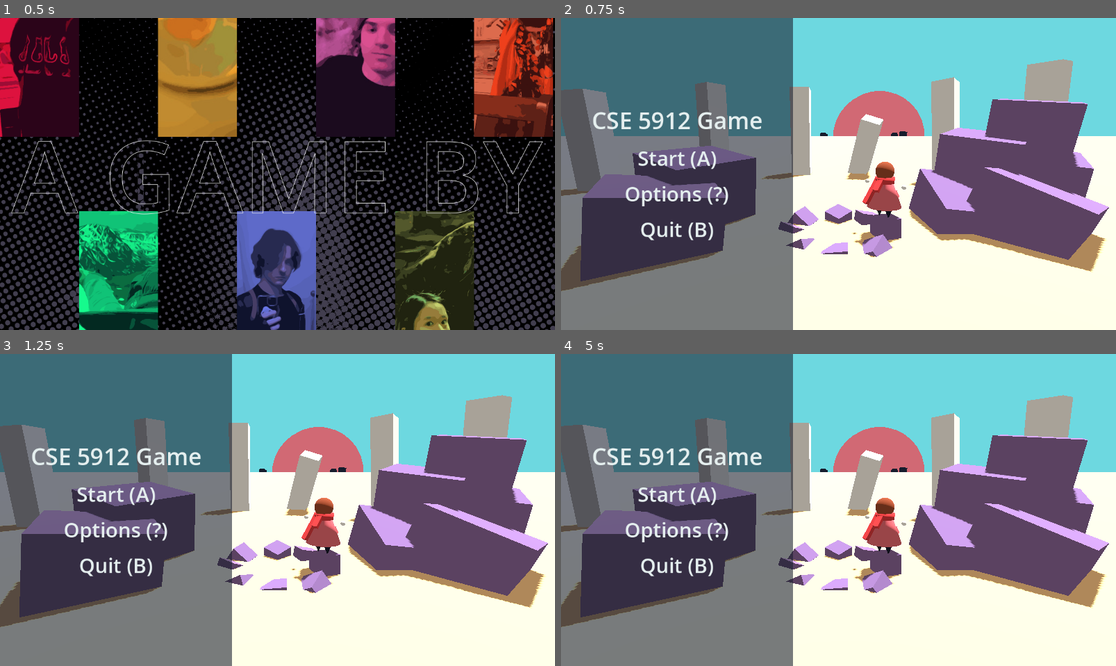
Above: before the commit, frames 1-4 (two rows, left to right).
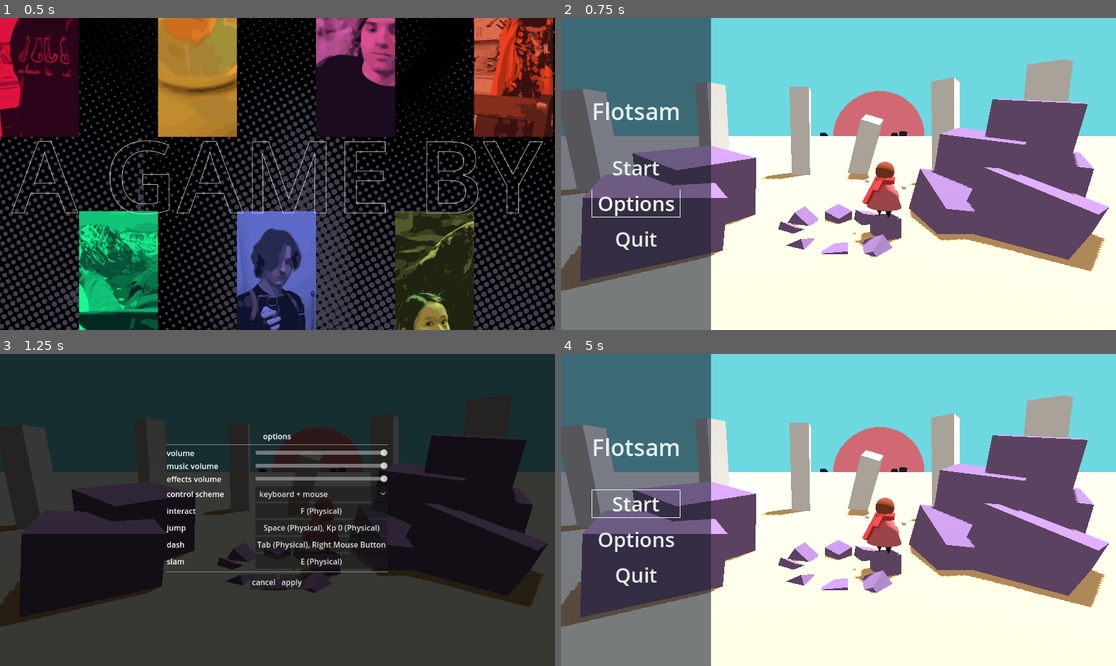
Above: after the commit, the same moments.

Repository: PillarQuestionMark/PillarQuestionMarkGame
Game: Godot game, scene res://Scenes/screens/photo_splash_screen/photo_splash_screen.tscn
Two runs of this game, one before a commit and one after it. Both use one fixed random seed, a clock stepped at 60 frames per second and the inputs below. Sound files missing from this copy of the repository are replaced by a short silence.
Inputs (mouse positions are in pixels of both pictures, inside the frame that each line leads up to):
- Up to frame 1 (0.5 s): no input
- Up to frame 2 (0.75 s): tap Enter (ui_accept) at 0.5 s; move the mouse to (960, 158) at 0.52 s; hold D (move_right) from 0.53 s (still down); tap Tab (dash) at 0.6 s; click (960, 158) at 0.67 s
- Up to frame 3 (1.25 s): keep holding D (move_right); tap Space (jump) at 0.77 s
- Up to frame 4 (5 s): release D (move_right) at 1.25 s; click (677, 528) at 1.25 s, where only the run before the commit has a clickable "Options (?)"; tap Enter (ui_accept) every 0.75 s from 2 to 4.25 s; drag from (727, 525) to (810, 572) at 2.02 s; move the mouse to (894, 441) at 2.77 s; hold D (move_right) 2.78-3.5 s; hold Q (grapple) 2.78-3.5 s; click (894, 441) at 2.92 s; drag from (810, 572) to (672, 463) at 3.52 s; move the mouse to (1005, 556) at 4.27 s; hold A (move_left) from 4.28 s (still down); tap 6 (kys) at 4.35 s; click (1005, 556) at 4.42 s; tap Space (jump) at 4.52 s; tap Escape (menu) at 4.9 s

Frame 1 is identical in both runs. In frame 2, 17% of the frame differs, in the area x 5-42%, y 0-100%; in frame 3, 100%, in the area x 0-100%, y 0-100%; in frame 4, 17%.

Commit message:
Changed labels on main menu and added focus options
Now the menu class functionality allows for menus to set the focus, allowing for controller support of menus.

Diff:
--- a/Scenes/main_menu.tscn
+++ b/Scenes/main_menu.tscn
@@ -231,24 +231,42 @@
 [node name="Title" type="Label" parent="CanvasLayer/PanelContainer/MarginContainer/VBoxContainer"]
 layout_mode = 2
 theme_override_font_sizes/font_size = 48
-text = "CSE 5912 Game"
+text = "Flotsam"
 horizontal_alignment = 1
 
+[node name="Label" type="Label" parent="CanvasLayer/PanelContainer/MarginContainer/VBoxContainer"]
+layout_mode = 2
+
 [node name="StartButton" type="Button" parent="CanvasLayer/PanelContainer/MarginContainer/VBoxContainer"]
 layout_mode = 2
+focus_neighbor_top = NodePath("../QuitButton")
+focus_neighbor_bottom = NodePath("../OptionsButton")
+focus_next = NodePath("../OptionsButton")
+focus_previous = NodePath("../QuitButton")
 theme_override_font_sizes/font_size = 42
-text = "Start (A)"
+text = "Start"
 
 [node name="OptionsButton" type="Button" parent="CanvasLayer/PanelContainer/MarginContainer/VBoxContainer"]
 layout_mode = 2
+focus_neighbor_top = NodePath("../StartButton")
+focus_neighbor_bottom = NodePath("../QuitButton")
+focus_next = NodePath("../QuitButton")
+focus_previous = NodePath("../StartButton")
 theme_override_font_sizes/font_size = 42
-text = "Options (?)"
+text = "Options"
 
 [node name="QuitButton" type="Button" parent="CanvasLayer/PanelContainer/MarginContainer/VBoxContainer"]
 layout_mode = 2
+focus_neighbor_top = NodePath("../OptionsButton")
+focus_neighbor_bottom = NodePath("../StartButton")
+focus_next = NodePath("../StartButton")
+focus_previous = NodePath("../OptionsButton")
 theme_override_font_sizes/font_size = 42
-text = "Quit (B)"
-
+text = "Quit"
+
+[connection signal="mouse_entered" from="CanvasLayer/PanelContainer/MarginContainer/VBoxContainer/StartButton" to="CanvasLayer" method="on_hovered_button" binds= ["StartButton"]]
 [connection signal="pressed" from="CanvasLayer/PanelContainer/MarginContainer/VBoxContainer/StartButton" to="CanvasLayer" method="_on_start_button_pressed"]
+[connection signal="mouse_entered" from="CanvasLayer/PanelContainer/MarginContainer/VBoxContainer/OptionsButton" to="CanvasLayer" method="on_hovered_button" binds= ["OptionsButton"]]
 [connection signal="pressed" from="CanvasLayer/PanelContainer/MarginContainer/VBoxContainer/OptionsButton" to="CanvasLayer" method="_on_options_button_pressed"]
+[connection signal="mouse_entered" from="CanvasLayer/PanelContainer/MarginContainer/VBoxContainer/QuitButton" to="CanvasLayer" method="on_hovered_button" binds= ["QuitButton"]]
 [connection signal="pressed" from="CanvasLayer/PanelContainer/MarginContainer/VBoxContainer/QuitButton" to="CanvasLayer" method="_on_quit_button_pressed"]
--- a/Scenes/screens/menu.gd
+++ b/Scenes/screens/menu.gd
@@ -32,6 +32,8 @@
 			get_tree().paused = false
 	pauseTree = p
 
+	_set_focus()
+
 # Called specifically through the escape key (as of now)
 # Override this method for desired function
 func _escape_menu() -> void:
@@ -57,3 +59,14 @@
 func _exit_submenu() -> void:
 	inSubmenu = false
 	if hideWhileInSubmenus : visible = true
+	_set_focus()
+
+## Changes the menu focus when a button is hovered over.
+func on_hovered_button(hovered : String) -> void:
+	var button = find_child(hovered)
+	if button != null:
+		button.grab_focus()
+
+## Sets the controller focus for the menu
+func _set_focus() -> void:
+	pass
--- a/Scripts/MainMenu.gd
+++ b/Scripts/MainMenu.gd
@@ -8,7 +8,11 @@
 	pauseTree = Pause_Tree_Options.Run
 	mouseMode = Mouse_Mode_Options.Visible
 	AudioManager.play_music("main_menu")
+	##set_focus()
 	_enter_menu()
+
+func _set_focus() -> void:
+	$PanelContainer/MarginContainer/VBoxContainer/StartButton.grab_focus()
 
 func _escape_menu() -> void:
 	_on_quit_button_pressed()
